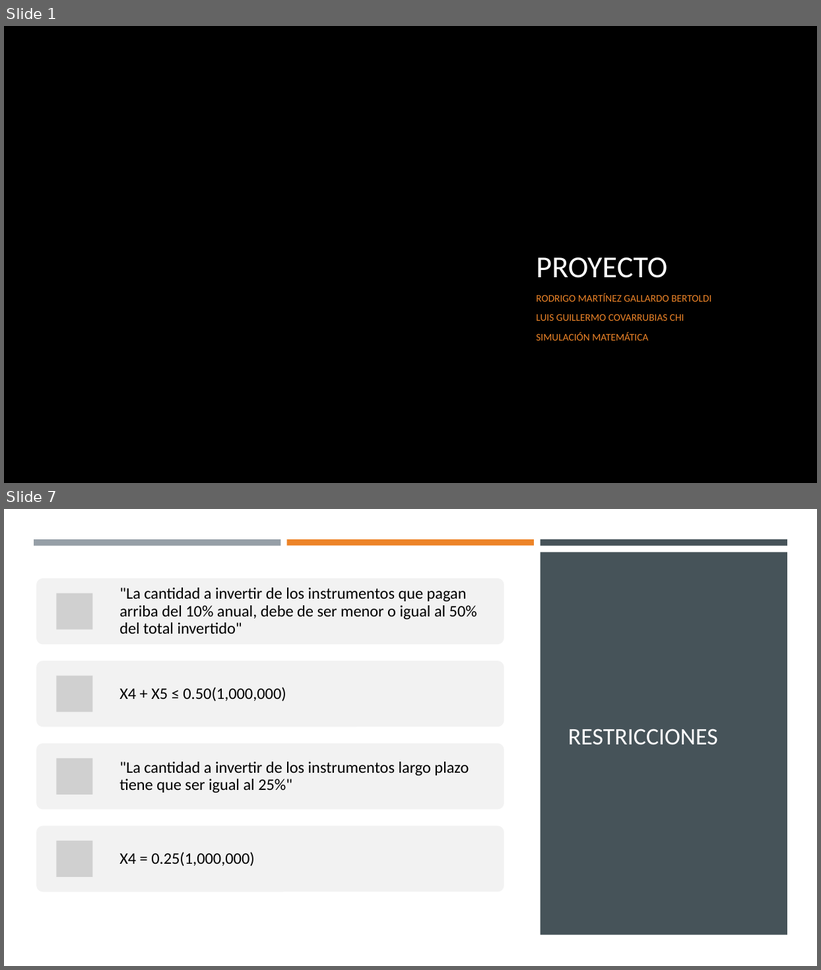
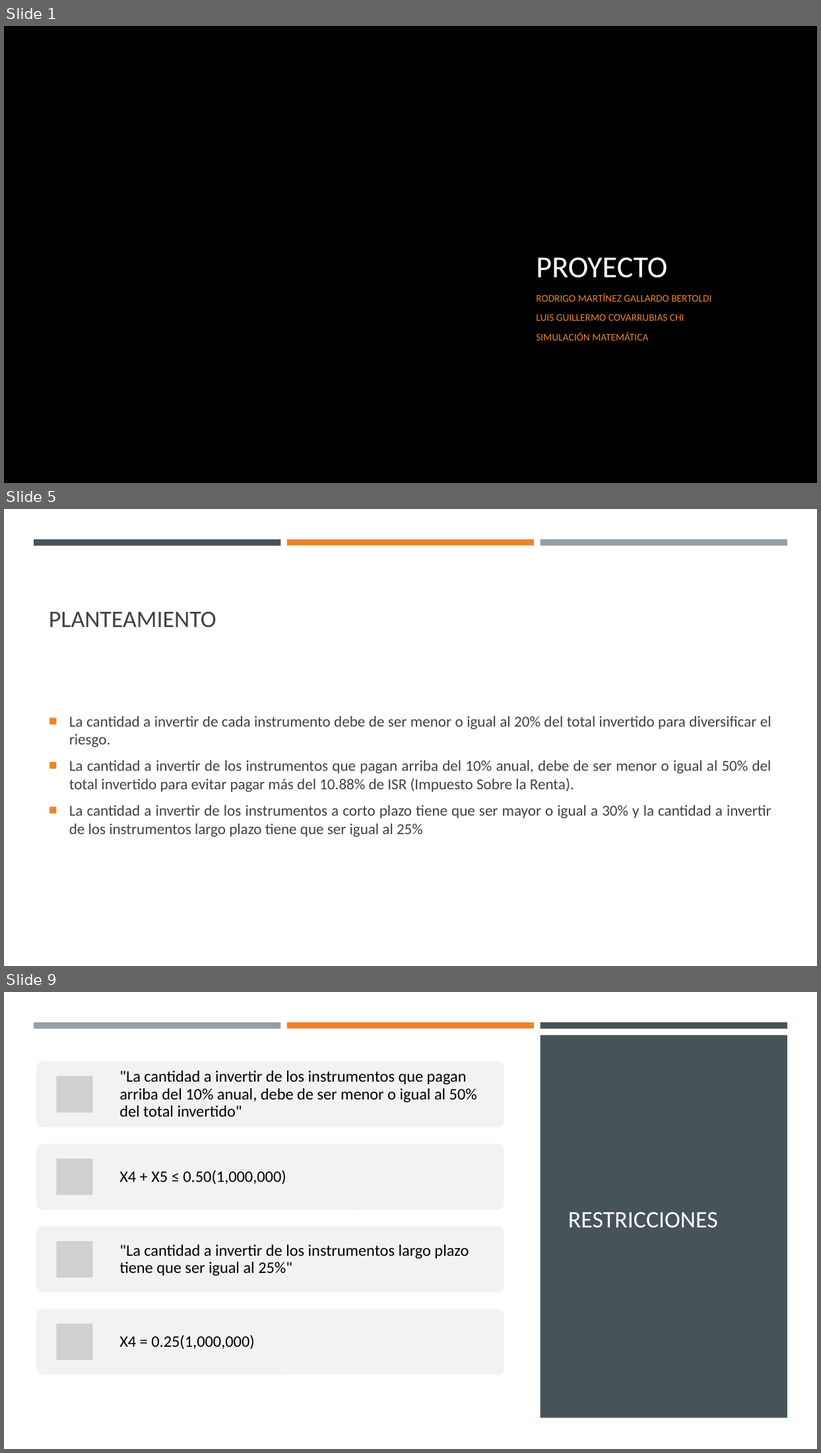
Before and after one commit to luischi1/Proyecto_m-dulo1, a slide deck: Presentación.pptx. Shown one above the other, each under a label of ours: slides 1 and 7 before the commit, slides 1, 5 and 9 after it; the slides between them are not shown. The pictures are 821x970 and 821x1453 pixels, drawn with LibreOffice and Linux fonts; fonts in the diff are those of the drawing; grey boxes stand for pictures; background and template pictures are left out. Boxes give left, top, right and bottom in pixels: in the first picture for what was removed or moved away, otherwise in the second. Text is boxed around its words. In the diff, an @@ line names an element or a change of style, - is before the commit and + after.

```diff
--- a/Presentación.pptx
+++ b/Presentación.pptx
@@ slide 5 added at (4, 509, 817, 966), background #FFFFFF @@
@@ rectangle added at (34, 539, 281, 545), fill #465359 @@
@@ rectangle added at (287, 539, 534, 545), fill #ED8428 @@
@@ rectangle added at (540, 539, 787, 546), fill #969FA7 @@
@@ title added at (49, 611, 217, 628), 28 pt, text #404040 @@
+PLANTEAMIENTO
@@ text added at (69, 716, 772, 837), 18 pt, text #404040 @@
+■ La cantidad a invertir de cada instrumento debe de ser menor o igual al 20% del total invertido para diversificar el riesgo.
+■ La cantidad a invertir de los instrumentos que pagan arriba del 10% anual, debe de ser menor o igual al 50% del total invertido para evitar pagar más del 10.88% de ISR (Impuesto Sobre la Renta).
+■ La cantidad a invertir de los instrumentos a corto plazo tiene que ser mayor o igual a 30% y la cantidad a invertir de los instrumentos largo plazo tiene que ser igual al 25%
@@ what was slide 7 is now slide 9 @@
```
Also in this commit, not shown: 6 slides changed, 2 other slides added, 1 slide removed.
